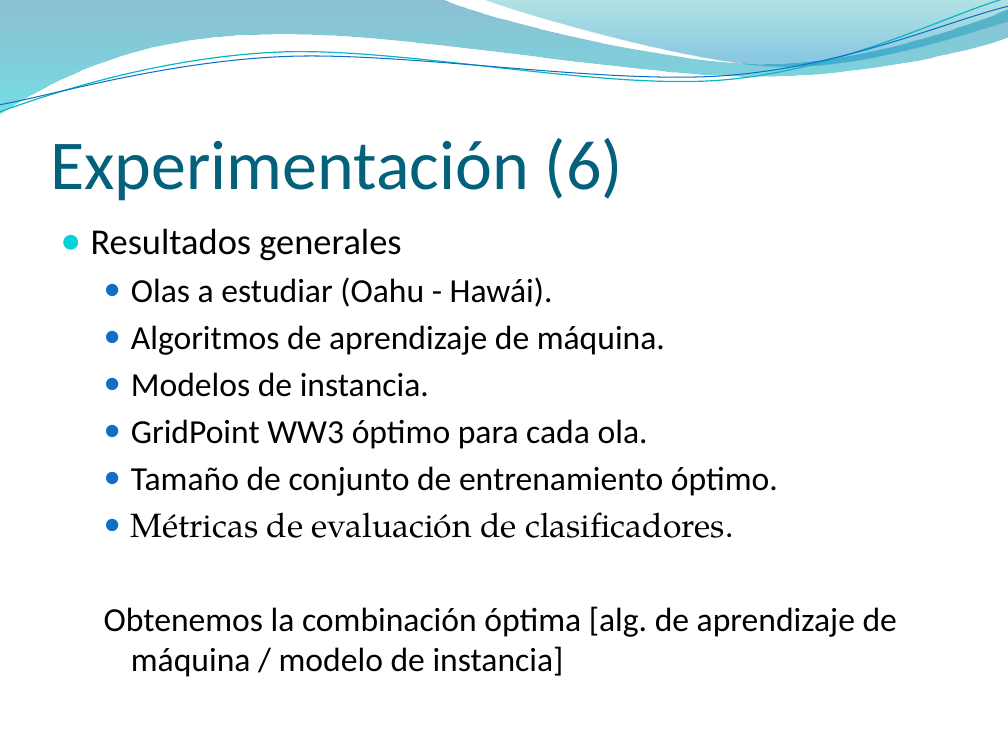
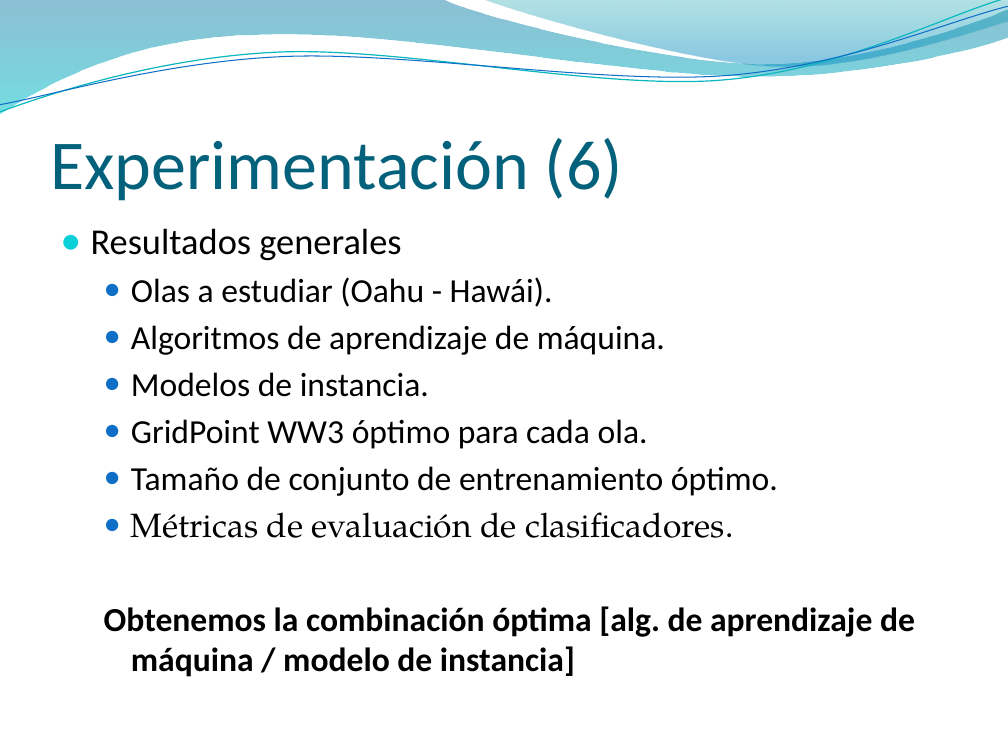
Before and after one commit to jaffadog/neuralito, a slide deck: slide 7 of neuralito/ArfGen/docs/Entregas/Informe Final/presentacion/maxi2.pptx. Drawn at 1008x756 pixels with LibreOffice and Linux fonts; fonts in the diff are those of the drawing; background and template pictures are left out. Boxes give left, top, right and bottom in pixels: in the first picture for what was removed or moved away, otherwise in the second. Text is boxed around its words. In the diff, an @@ line names an element or a change of style, - is before the commit and + after.

```diff
--- a/neuralito/ArfGen/docs/Entregas/Informe Final/presentacion/maxi2.pptx
+++ b/neuralito/ArfGen/docs/Entregas/Informe Final/presentacion/maxi2.pptx
@@ text at bbox=[104, 606, 915, 677]: bold on in "Obtenemos la combinación óptima [alg. de aprendizaje ..." @@
```
Also in this commit, not shown: 10 other slides changed.
